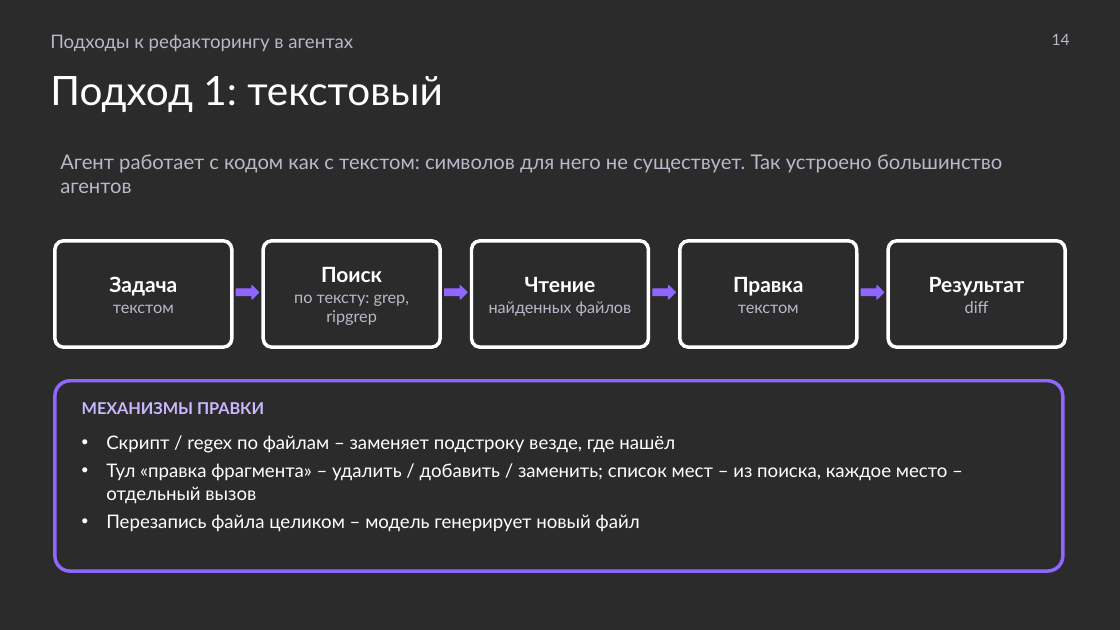
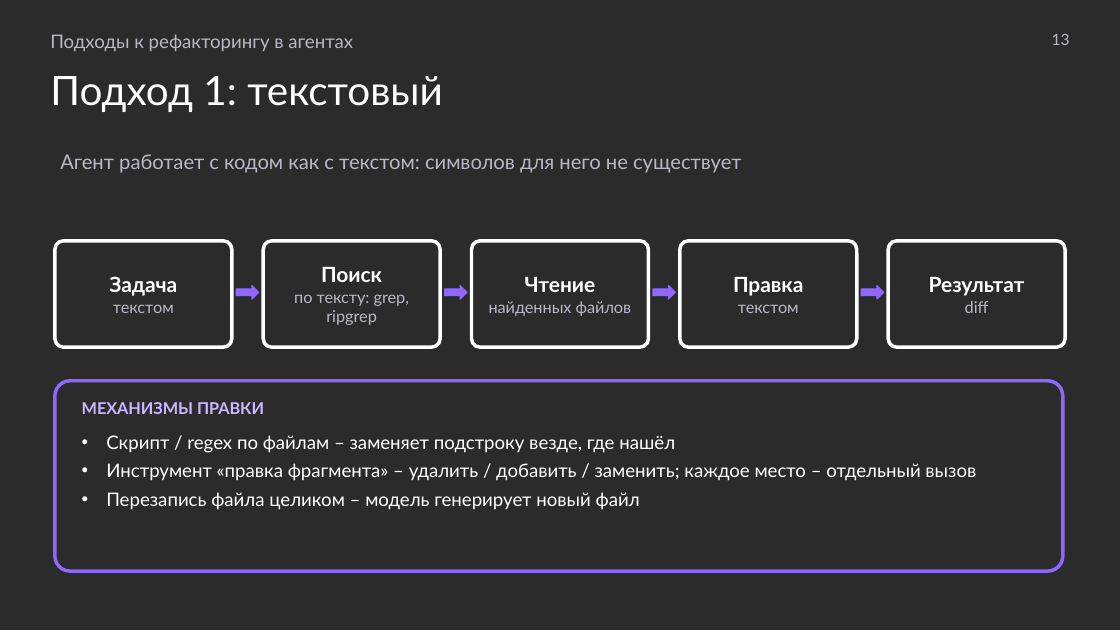
Before and after one commit to MchKosticyn/ide-refactoring-in-ai-agents, a slide deck: slide 13 of Доклад_ Рефакторинг в ИИ-агентах.pptx (slide 14 before the commit). Drawn at 1120x630 pixels with LibreOffice and Linux fonts; fonts in the diff are those of the drawing; background and template pictures are left out; a plain dark background stands for a picture behind light text. Boxes give left, top, right and bottom in pixels: in the first picture for what was removed or moved away, otherwise in the second. Text is boxed around its words. In the diff, an @@ line names an element or a change of style, - is before the commit and + after.

Commit message:
Presentation after review: one-tier plan slides, single case slide, metrics strip on every run, LSP pros/cons, protocol-level wording, dry copy; sync plan

```diff
--- a/Доклад_ Рефакторинг в ИИ-агентах.pptx
+++ b/Доклад_ Рефакторинг в ИИ-агентах.pptx
@@ text at (1052, 34, 1070, 45): text changed @@
-14
+13
@@ text at (60, 154, 741, 173): text changed @@
-Агент работает с кодом как с текстом: символов для него не существует. Так устроено большинство агентов
+Агент работает с кодом как с текстом: символов для него не существует
@@ text in rounded rectangle at (106, 463, 976, 481): text changed @@
-• Тул «правка фрагмента» – удалить / добавить / заменить; список мест – из поиска, каждое место – отдельный вызов
+• Инструмент «правка фрагмента» – удалить / добавить / заменить; каждое место – отдельный вызов
```
Also in this commit, not shown: 28 other slides changed, 8 slides added, 9 slides removed, 2 other files.
